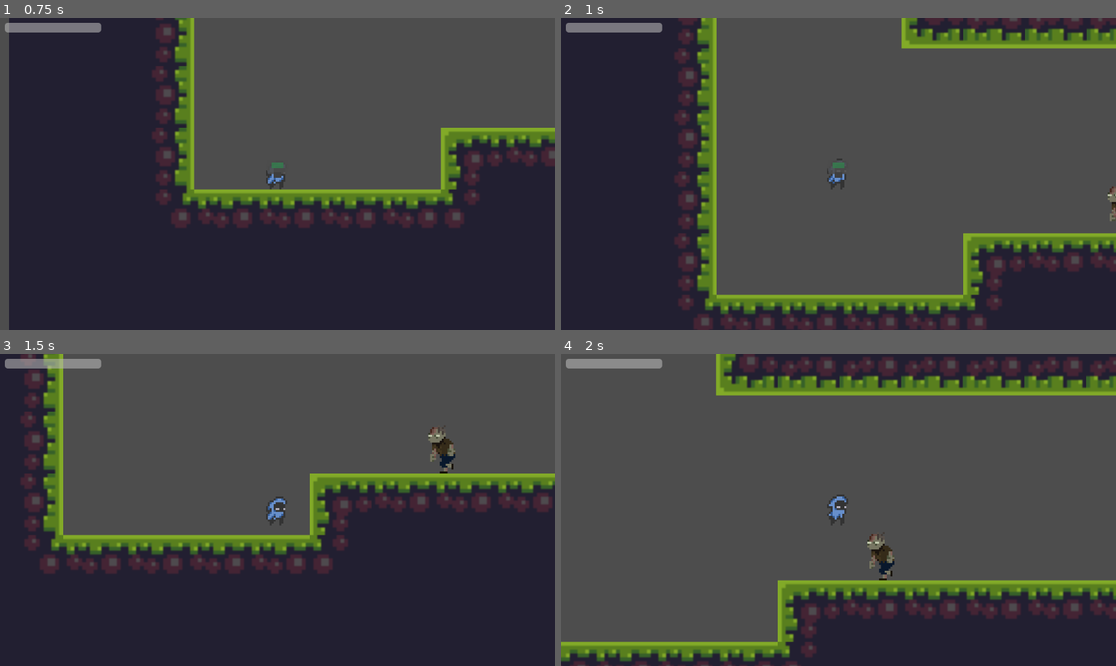
Above: before the commit, frames 1-4 (two rows, left to right).
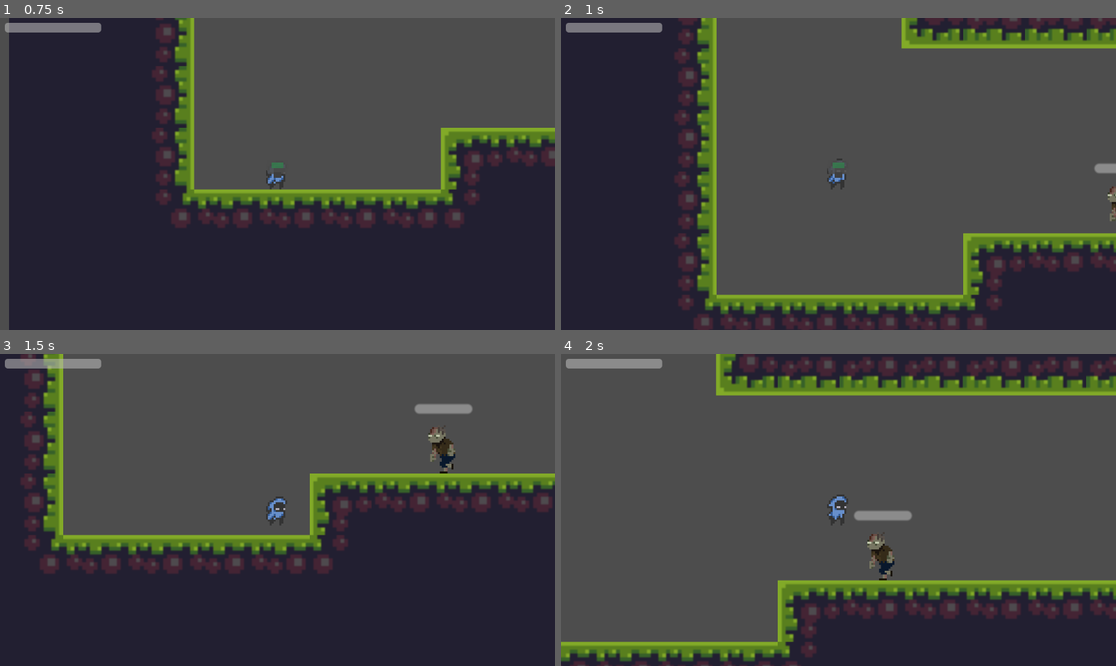
Above: after the commit, the same moments.

Repository: TakashiHamada/ggj2026-mask
Game: Godot game, scene res://Scenes/main.tscn
The game is run twice, just before and just after one commit, with the same random seed, the same clock (stepped at 60 frames per second) and the same inputs.
Inputs:
- Up to frame 1 (0.75 s): hold D (move_right) from 0.53 s (still down); hold M (gas_mask) from 0.53 s (still down); tap N (attack) at 0.6 s
- Up to frame 2 (1 s): keep holding D (move_right); keep holding M (gas_mask); tap Space (jump) at 0.77 s
- Up to frame 3 (1.5 s): keep holding D (move_right); release M (gas_mask) at 1.28 s; tap M (gas_mask) at 1.35 s
- Up to frame 4 (2 s): keep holding D (move_right); tap Space (jump) at 1.52 s; tap N (attack) at 1.55 s

Frame 1 is identical in both runs. In frame 2, 0.1% of the frame differs, in the area x 96-100%, y 46-50%; in frame 3, 0.3%, in the area x 74-86%, y 16-20%; in frame 4, 0.3%.

Commit message:
全部のゾンビに攻撃があたるように

Diff:
--- a/mask-action/Parameter/PlayerConfig.gd
+++ b/mask-action/Parameter/PlayerConfig.gd
@@ -5,3 +5,8 @@
 const MOVE_SPEED_WITH_MASK: float = 80.0  # マスク装着時の移動速度
 const JUMP_VELOCITY: float = -350.0
 const GAS_DAMAGE_PER_SECOND: float = .1  # 毒ガスで1秒あたりに受けるダメージ
+
+# 攻撃範囲
+const ATTACK_RANGE_X: float = 48.0  # 攻撃の横幅
+const ATTACK_RANGE_Y: float = 32.0  # 攻撃の縦幅
+const ATTACK_OFFSET_X: float = 14.0  # 前方へのオフセット
--- a/mask-action/Parameter/ZombieConfig.gd
+++ b/mask-action/Parameter/ZombieConfig.gd
@@ -3,3 +3,4 @@
 
 const MOVE_SPEED: float = 30.0
 const SPIT_COOLDOWN: float = 2.0
+const MAX_HP: float = 3.0
--- a/mask-action/Scenes/zombie.gd
+++ b/mask-action/Scenes/zombie.gd
@@ -25,16 +25,21 @@
 @onready var wall_check: RayCast2D = $WallCheck
 @onready var ground_check: RayCast2D = $GroundCheck if has_node("GroundCheck") else null
 @onready var sight_ray: RayCast2D = $SightRay
+@onready var health_bar: ProgressBar = $HealthBar
 
 var dir: int = 1
 var can_spit: bool = true
 var is_attacking: bool = false
 var player: Node2D = null
+var current_hp: float = ZombieConfig.MAX_HP
 
 func _ready() -> void:
 	_face_dir(dir)
 	_find_player()
 	sight_ray.enabled = true
+	current_hp = ZombieConfig.MAX_HP
+	health_bar.max_value = ZombieConfig.MAX_HP
+	health_bar.value = current_hp
 
 func _physics_process(delta: float) -> void:
 	# Gravity
@@ -278,7 +283,10 @@
 			anim.play("idle")
 
 func take_damage() -> void:
-	queue_free()
+	current_hp -= 1.0
+	health_bar.value = current_hp
+	if current_hp <= 0:
+		queue_free()
 
 func _on_hit_area_body_entered(body: Node) -> void:
 	if body.is_in_group("player") and body.has_method("die"):
--- a/mask-action/Scenes/zombie.tscn
+++ b/mask-action/Scenes/zombie.tscn
@@ -190,6 +190,15 @@
 position = Vector2(12, 0)
 target_position = Vector2(100, 0)
 
+[node name="HealthBar" type="ProgressBar" parent="."]
+offset_left = -15.0
+offset_top = -20.0
+offset_right = 15.0
+offset_bottom = -15.0
+max_value = 3.0
+value = 3.0
+show_percentage = false
+
 [node name="HitArea" type="Area2D" parent="."]
 
 [node name="CollisionShape2D" type="CollisionShape2D" parent="HitArea"]
--- a/mask-action/Scripts/Player.gd
+++ b/mask-action/Scripts/Player.gd
@@ -16,12 +16,16 @@
 @onready var sprite: AnimatedSprite2D = $AnimatedSprite2D
 @onready var gas_mask: Node2D = $GasMask
 @onready var attack_area: Area2D = $AttackArea
+@onready var attack_shape: CollisionShape2D = $AttackArea/CollisionShape2D
 
 func _ready() -> void:
 	spawn_position = global_position
 	attack_area.body_entered.connect(_on_attack_hit)
 	current_hp = max_hp
 	health_changed.emit(current_hp, max_hp)
+	# 攻撃範囲をパラメーターから設定
+	var shape := attack_shape.shape as RectangleShape2D
+	shape.size = Vector2(PlayerConfig.ATTACK_RANGE_X, PlayerConfig.ATTACK_RANGE_Y)
 
 func _process(_delta: float) -> void:
 	has_gas_mask = Input.is_action_pressed("gas_mask")
@@ -100,7 +104,6 @@
 	move_and_slide()
 
 # 攻撃処理
-const ATTACK_OFFSET_X: float = 12.0  # 前方へのオフセット
 const ATTACK_START_Y: float = -12.0  # 上の開始位置
 const ATTACK_END_Y: float = 8.0      # 下の終了位置
 
@@ -108,13 +111,13 @@
 	is_charging = true
 	sprite.pause()
 	# マスクを前方上部に構える
-	gas_mask.position.x = ATTACK_OFFSET_X * facing_dir
+	gas_mask.position.x = PlayerConfig.ATTACK_OFFSET_X * facing_dir
 	gas_mask.position.y = ATTACK_START_Y
 
 func _release_attack() -> void:
 	is_charging = false
 	is_attacking = true
-	attack_area.scale.x = facing_dir
+	attack_area.position.x = PlayerConfig.ATTACK_OFFSET_X * facing_dir
 	attack_area.monitoring = true
 
 	# マスクを真下に振り下ろすアニメーション
